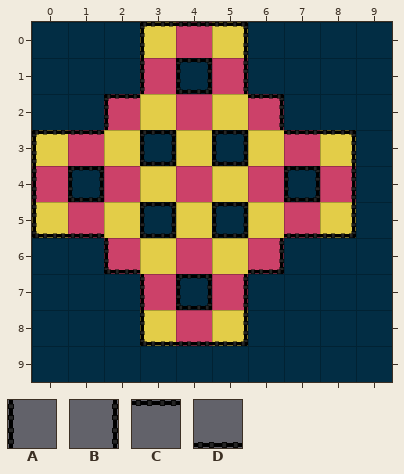
Tiled map -- RoachEscape/assets/data/level010.tmx. Above: the version before the commit.
Cells are 64x64 px. Shown: x 0..9, y 0..9.
Key: from "tileset_00": A 8, B 9, C 10, D 11.
_ is an empty cell.
Layers that did not change in this view are not listed.
Layer "left" before, first column x 0:
 0 ___A______
 1 ___AA_____
 2 __A_______
 3 A__A_A____
 4 AA_____A__
 5 A__A_A____
 6 __A_______
 7 ___AA_____
 8 ___A______
 9 __________
Layer "right" before, first column x 0:
 0 _____B____
 1 ____BB____
 2 ______B___
 3 ___B_B__B_
 4 _B_____BB_
 5 ___B_B__B_
 6 ______B___
 7 ____BB____
 8 _____B____
 9 __________
Layer "up" before, first column x 0:
 0 ___CCC____
 1 ____C_____
 2 __C___C___
 3 CC_C_C_CC_
 4 _C_____C__
 5 ___C_C____
 6 __________
 7 ____C_____
 8 __________
 9 __________
Layer "down" before, first column x 0:
 0 __________
 1 ____D_____
 2 __________
 3 ___D_D____
 4 _D_____D__
 5 DD_D_D_DD_
 6 __D___D___
 7 ____D_____
 8 ___DDD____
 9 __________
The result:
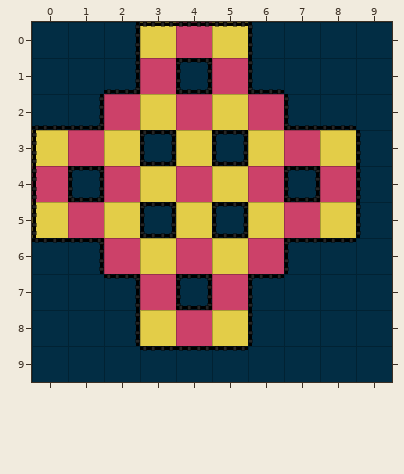
Change:
Layer "left":
y 0..1: x 3 A -> _; x 6 _ -> A
y 2: x 2 A -> _; x 7 _ -> A
y 3..5: x 9 _ -> A
y 6: x 2 A -> _; x 7 _ -> A
y 7..8: x 3 A -> _; x 6 _ -> A
Layer "right":
y 0..1: x 2 _ -> B; x 5 B -> _
y 2: x 1 _ -> B; x 6 B -> _
y 3..5: x 8 B -> _
y 6: x 1 _ -> B; x 6 B -> _
y 7..8: x 2 _ -> B; x 5 B -> _
Layer "up":
y 2: x 2 C -> _; x 6 C -> _
y 3: x 0..1 CC -> __; x 7..8 CC -> __
y 6: x 0..1 __ -> CC; x 7..8 __ -> CC
y 7: x 2 _ -> C; x 6 _ -> C
y 9: x 3..5 ___ -> CCC
Layer "down":
y 1: x 2 _ -> D; x 6 _ -> D
y 2: x 0..1 __ -> DD; x 7..8 __ -> DD
y 5: x 0..1 DD -> __; x 7..8 DD -> __
y 6: x 2 D -> _; x 6 D -> _
y 8: x 3..5 DDD -> ___
